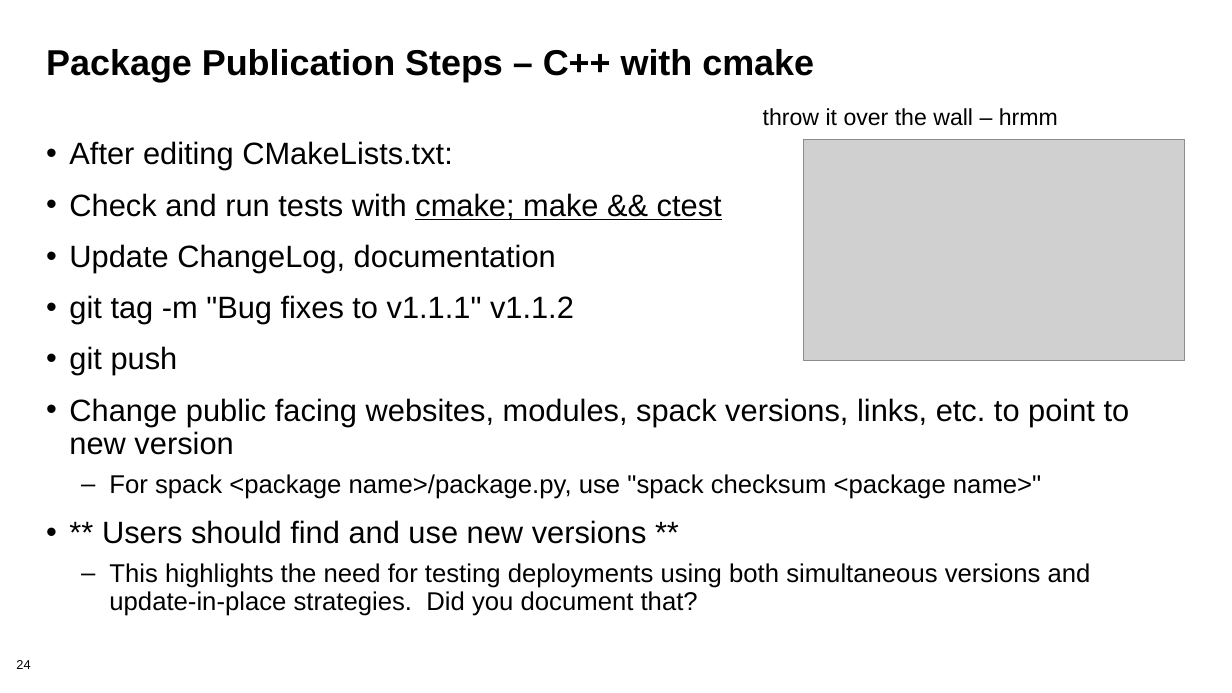
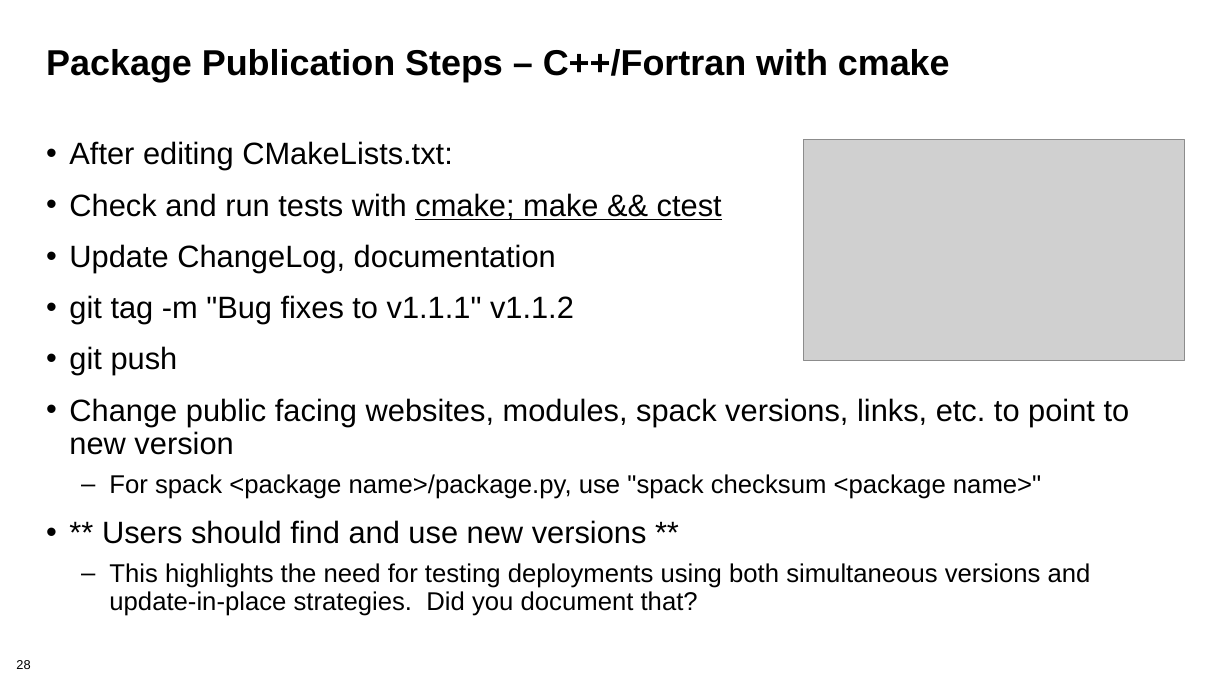
Before and after one commit to bssw-tutorial/presentations, a slide deck: slide 28 of packaging.pptx (slide 24 before the commit). Drawn at 1232x693 pixels with LibreOffice and Linux fonts; fonts in the diff are those of the drawing; grey boxes stand for pictures; background and template pictures are left out. Boxes give left, top, right and bottom in pixels: in the first picture for what was removed or moved away, otherwise in the second. Text is boxed around its words. In the diff, an @@ line names an element or a change of style, - is before the commit and + after.

```diff
--- a/packaging.pptx
+++ b/packaging.pptx
@@ title at <box>46,49,950,82</box>: text changed @@
-Package Publication Steps – C++ with cmake
+Package Publication Steps – C++/Fortran with cmake
@@ text removed at <box>763,108,1058,126</box> @@
-throw it over the wall – hrmm
@@ page number at <box>16,660,30,669</box>: text changed @@
-24
+28
```
Also in this commit, not shown: 17 other slides changed, 2 slides added, 1 other file.
